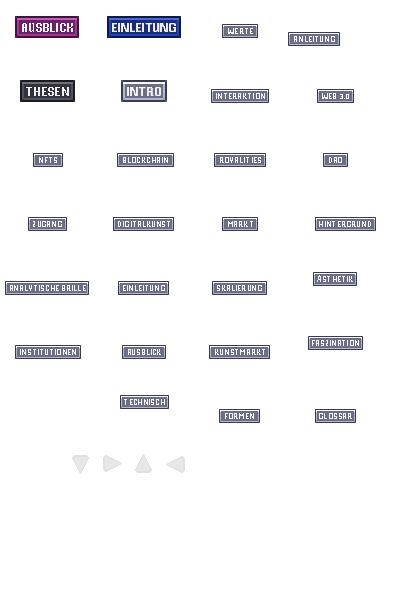
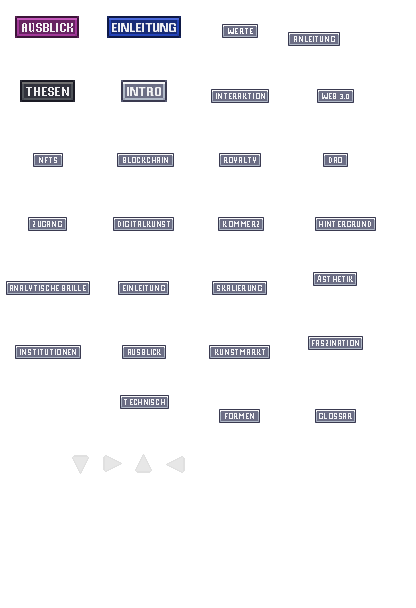
Layer changes from the first 416px x 608px image to the second:
renamed "ROYALITIES" to "Royalty", painted on it over (x1=220, y1=157, x2=261, y2=163)
renamed "Markt" to "Kommerz", moved it above "DIGITALKUNST", painted on it over (x1=223, y1=221, x2=259, y2=227)
added layer "Layer 15" above "Layer 16" over (x1=218, y1=217, x2=264, y2=231)
added layer "Layer 16" above "Layer 6" over (x1=6, y1=281, x2=90, y2=295)
painted on "Layer 6" over (x1=5, y1=153, x2=266, y2=295)
